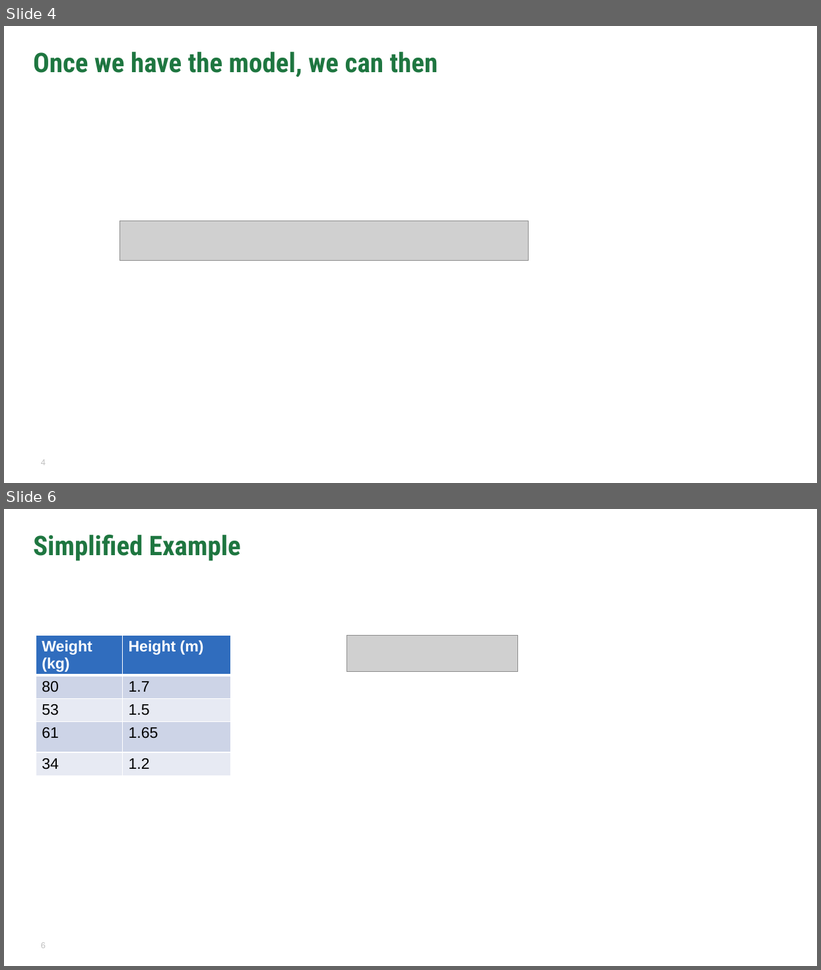
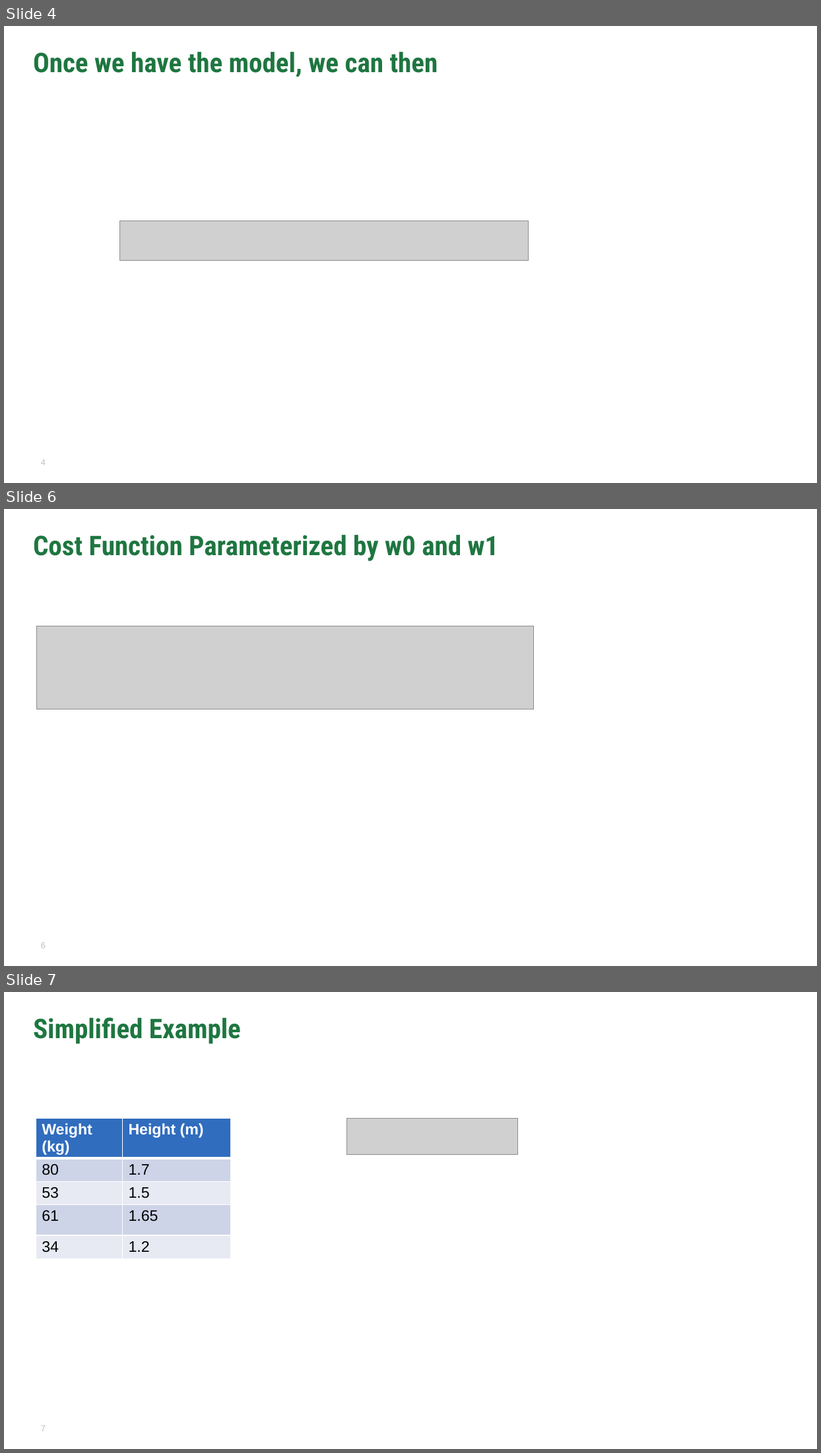
Before and after one commit to fwang2/ML, a slide deck: Slides/Lec-31-Linear-Regression.pptx. Shown one above the other, each under a label of ours: slides 4 and 6 before the commit, slides 4, 6 and 7 after it; the slides between them are not shown. The pictures are 821x970 and 821x1453 pixels, drawn with LibreOffice and Linux fonts; fonts in the diff are those of the drawing; grey boxes stand for pictures; background and template pictures are left out. Boxes give left, top, right and bottom in pixels: in the first picture for what was removed or moved away, otherwise in the second. Text is boxed around its words. In the diff, an @@ line names an element or a change of style, - is before the commit and + after.

```diff
--- a/Slides/Lec-31-Linear-Regression.pptx
+++ b/Slides/Lec-31-Linear-Regression.pptx
@@ slide 6 added at (x1=4, y1=509, x2=817, y2=966), background #FFFFFF; not listed: 1 template element that a slide beside it also shows @@
@@ title added at (x1=33, y1=535, x2=499, y2=561), 32 pt, text #1E7640, bold @@
+Cost Function Parameterized by w0 and w1
@@ picture added at (x1=37, y1=626, x2=534, y2=709) @@
@@ what was slide 6 is now slide 7 @@
@@ page number at (x1=41, y1=1426, x2=46, y2=1432): text changed @@
-6
+7
```
Also in this commit, not shown: 4 slides changed, 5 other files.
